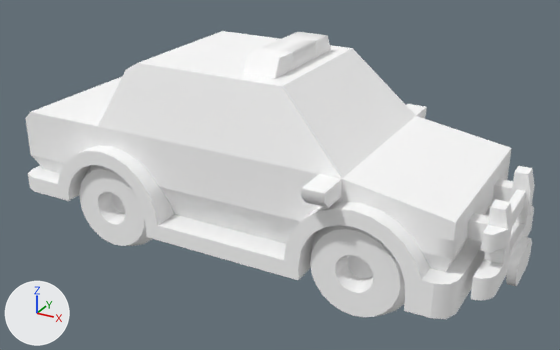
An edit to the glTF model client/public/cars/police_kenney.glb, drawn before and after from the same camera.
Camera for both pictures: a 50 mm camera at (3.28, -5.85, 3.64) aimed at (0.1, -0.07, 0.75). Lighting does not change. The marker at lower left points along +X, +Y and +Z. The older version comes first. Where no turn or scale is listed for an object, it has been applied to the vertices. Vertices at exactly the same position are counted once.

Objects in the first picture: 'body', 'grill', 'wheel-back-right', 'wheel-front-right'.
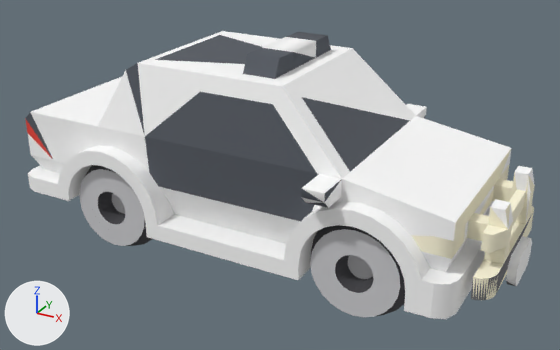
What differs and where, as boxes (x1, y1, x2, y2) in the pictures (560 x 350 px):
'body', recoloured (darker): (25, 32, 511, 309) in both
'wheel-front-right', recoloured (darker): (310, 225, 405, 317) in both
'grill', recoloured: (467, 174, 535, 300) in both
'wheel-back-right', recoloured (darker): (80, 165, 152, 246) in both

What changed in the scene script:
```text
Change mat_colormap:
    where n0 = _N.new('ShaderNodeBsdfPrincipled'); n0.name = 'Principled BSDF'
    remove n0.inputs[0].default_value = (1.0, 1.0, 1.0, 1.0)  # 'Base Color', white #ffffff
    add n2 = _N.new('ShaderNodeVertexColor'); n2.name = 'Color Attribute'
    add _L.new(n2.outputs[0], n0.inputs[0])  # 'Color' to 'Base Color'
Change me_body:
    where me_body.from_pydata(...)  # 372 vertices, 736 faces; spans x -2.2..2.2, y -1.14..1.14, z -0.83..0.83
    used by ob_body; location = (-0.152, 0.0, 1.137)
    me_body part 1: vertex colours changed
Change me_grill:
    where me_grill.from_pydata(...)  # 122 vertices, 240 faces; spans x -0.19..0.19, y -0.76..0.76, z -0.39..0.39
    used by ob_grill; location = (2.16, 0.0, 0.672)
    me_grill part 2: vertex colours changed
Change me_wheel_back_right_001:
    where me_wheel_back_right_001.from_pydata(...)  # 168 vertices, 332 faces; spans x -0.455..0.455, y -0.227..0.227, z -0.455..0.455
    used by ob_wheel_front_right; location = (1.228, -0.682, 0.455)
    me_wheel_back_right_001 part 3: vertex colours changed
```
